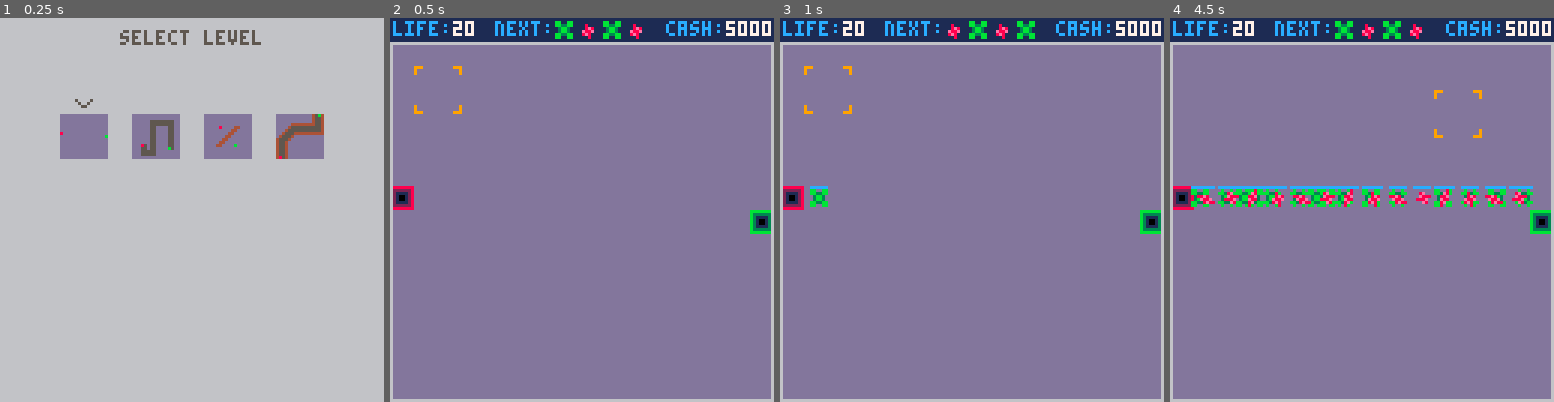
Above: before the commit, frames 1-4 (left to right).
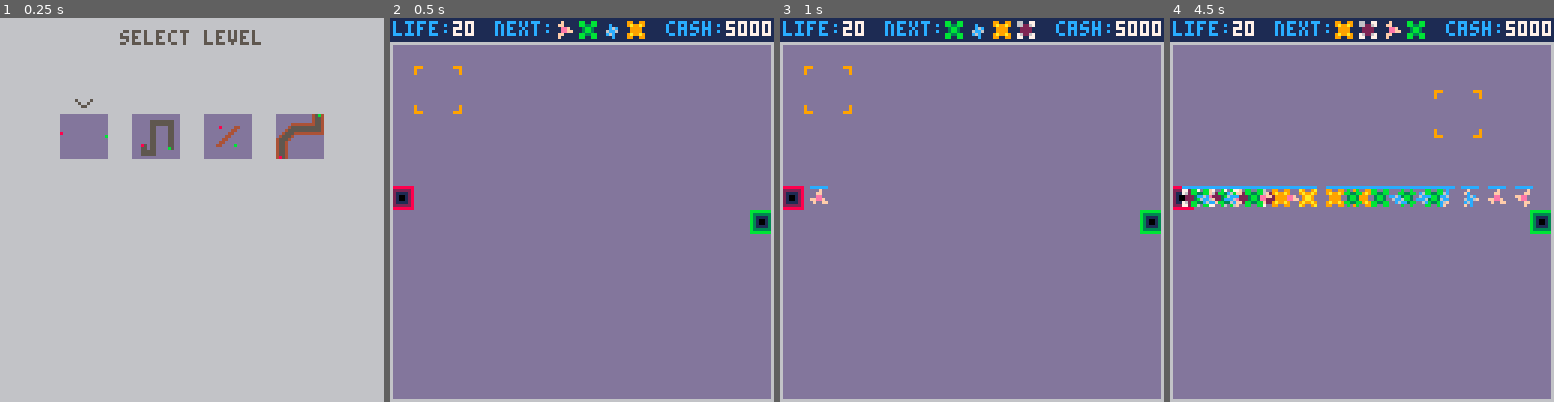
Above: after the commit, the same moments.

Repository: langchr86/pico-bubble-towers
Game: PICO-8 cartridge pico-proto.p8
Two runs of this game, one before a commit and one after it. Both use one fixed random seed, a clock stepped at 60 frames per second and the inputs below.
Inputs:
- Up to frame 1 (0.25 s): no input
- Up to frame 2 (0.5 s): tap X (X key) at 0.33 s
- Up to frame 3 (1 s): tap O (Z key) at 0.7 s
- Up to frame 4 (4.5 s): tap X (X key) at 1.07, 1.85, 2.97, 4.08 s; hold Right 1.6-2.1 s; tap O (Z key) every 0.4 s from 1.7 to 4.1 s; hold Up 2.15-2.42 s; hold Right 2.47-3.03 s; hold Left 3.08-3.58 s; hold Down 3.63-3.97 s; hold Right from 4.02 s (still down)

Frame 1 is identical in both runs. In frame 2, 0.7% of the frame differs, in the area x 42-67%, y 0-6%; in frame 3, 0.9%; in frame 4, 3.8%, in the area x 3-95%, y 0-50%.

Commit message:
add all missing enemy type definitions and sprites
also define own preview_sprite for ghost towers

Diff:
--- a/src/enemy_type.lua
+++ b/src/enemy_type.lua
@@ -22,6 +22,14 @@
 ---@class ENEMY_TABLE
 ---@field [EnemyType] EnemyProperties
 ENEMY_TABLE = {
+  [EnemyType.NORMAL] = {
+    sprite = 8,
+    sprite_count = 4,
+    frame_count = 8,
+    speed = 1.0,
+    life = 100,
+    value_bonus = 0,
+  },
   [EnemyType.GHOST] = {
     sprite = 32,
     sprite_count = 2,
@@ -31,7 +39,7 @@
     value_bonus = 0,
   },
   [EnemyType.FAST] = {
-    sprite = 34,
+    sprite = 12,
     sprite_count = 4,
     frame_count = 6,
     speed = 1.4,
@@ -39,11 +47,19 @@
     value_bonus = 0,
   },
   [EnemyType.REGENERATE] = {
-    sprite = 0,
-    sprite_count = 1,
-    frame_count = 100,
-    speed = 0.8,
+    sprite = 28,
+    sprite_count = 4,
+    frame_count = 6,
+    speed = 1.0,
     life = 100,
     value_bonus = 10,
   },
+  [EnemyType.HEAVY] = {
+    sprite = 24,
+    sprite_count = 4,
+    frame_count = 3,
+    speed = 0.6,
+    life = 200,
+    value_bonus = 20,
+  },
 }
--- a/src/tower_type.lua
+++ b/src/tower_type.lua
@@ -97,7 +97,7 @@
       range = 20,
     },
     [TowerType.GHOST_SNIPER_L1] = {
-      preview_sprite = 32,
+      preview_sprite = 98,
       cost = 20,
       sprite = 70,
       damage = 15,
@@ -226,7 +226,7 @@
       slow_down_factor = 0.9,
     },
     [TowerType.AREA_WEAK_L2] = {
-      preview_sprite = 118,
+      preview_sprite = 101,
       cost = 32,
       sprite = 74,
       weaken_factor = 1.5,
@@ -264,7 +264,7 @@
   },
   [TowerType.AREA_WEAK_L2] = {
     [TowerType.AREA_WEAK_L3] = {
-      preview_sprite = 118,
+      preview_sprite = 101,
       cost = 90,
       range = 30,
       weaken_factor = 2,
@@ -272,7 +272,7 @@
   },
   [TowerType.AREA_WEAK_L3] = {
     [TowerType.AREA_WEAK_L4] = {
-      preview_sprite = 118,
+      preview_sprite = 101,
       cost = 250,
       range = 40,
       weaken_factor = 3,
--- a/src/wave.lua
+++ b/src/wave.lua
@@ -71,14 +71,14 @@
 ---@return Wave[]
 function CreateWaveList(wave_count)
   ---@type EnemyType
-  local type = 1
+  local type = EnemyType.NORMAL
   ---@type Wave[]
   local list = {}
   for i = 1, wave_count do
     add(list, Wave:New(4, Enemy:New(type)))
     type = type + 1
-    if type > 2 then
-      type = 1
+    if type > EnemyType.HEAVY then
+      type = EnemyType.NORMAL
     end
   end
   return list
Not shown, changed: 26 lines of the sprite sheet (__gfx__) section of pico-proto.p8
